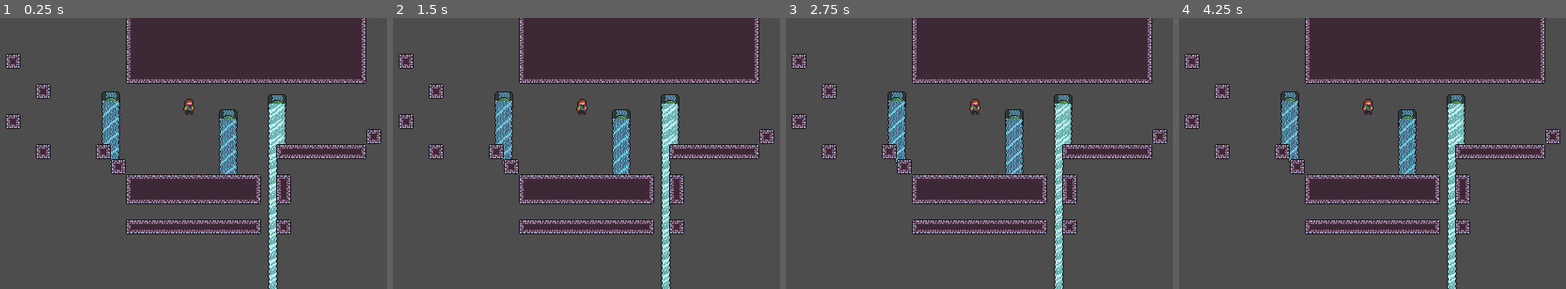
Above: before the commit, frames 1-4 (left to right).
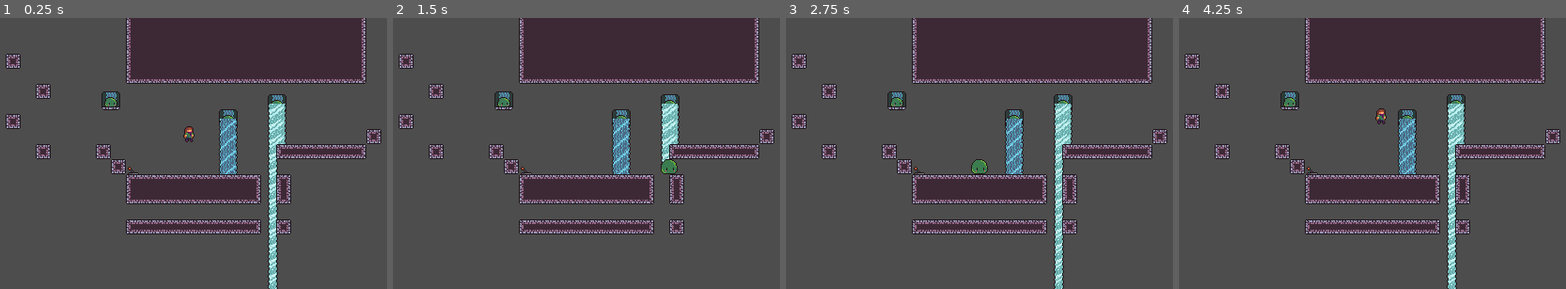
Above: after the commit, the same moments.

Repository: slime-time/slime-world
Game: Godot game, scene res://levels/FluidTestLevel.tscn
The game is run twice, just before and just after one commit, with the same random seed, the same clock (stepped at 60 frames per second) and the same inputs. This scene is started directly instead of the project's main scene.
Inputs:
- Up to frame 1 (0.25 s): no input
- Up to frame 2 (1.5 s): hold Right (move_right) from 0.53 s (still down); tap E (interact, bound only after the commit) at 0.6 s; tap W (jump) at 0.77 s; tap V (transform) at 1.35 s
- Up to frame 3 (2.75 s): tap W (jump) at 1.52 s; tap E (interact, bound only after the commit) at 1.55, 2.1 s; release Right (move_right) at 2.03 s; hold Left (move_left) from 2.03 s (still down)
- Up to frame 4 (4.25 s): release Left (move_left) at 2.78 s; hold Right (move_right) from 2.78 s (still down); tap E (interact, bound only after the commit) at 2.85, 3.8 s; tap W (jump) at 3.02, 3.77 s; hold V (transform) from 3.53 s (still down)

The runs differ from the first frame. In frame 1, 1.1% of the frame differs, in the area x 26-51%, y 29-58%; in frame 2, 2.2%, in the area x 26-74%, y 29-100%; in frame 3, 1.5%; in frame 4, 1.4%.
Error before the commit: Parse Error: Could not resolve super class inheritance from "res://player/Slime/Slime.gd". (res://player/Slime/GreenSlime/GreenSlime.gd:2)

Commit message:
Add interaction targets + lever

Diff:
--- /dev/null
+++ b/components/InteractionTarget/InteractionTarget.gd
@@ -0,0 +1,5 @@
+@abstract class_name InteractionTarget
+extends Node2D
+
+
+@abstract func interact(interactor: PlayerMovement) -> void
--- /dev/null
+++ b/components/Lever/Lever.gd
@@ -0,0 +1,51 @@
+extends InteractionTarget
+
+signal flip_on
+signal flip_off
+
+@onready var area: Area2D = $Area2D
+@onready var sprite: AnimatedSprite2D = $LeverSprite
+@onready var timer: Timer = $InteractionTimer
+
+@export var can_slimes_interact: bool = false
+var _is_on: bool = false
+
+func _ready() -> void:
+	area.body_entered.connect(onBodyEntered)
+	area.body_exited.connect(onBodyExited)
+
+func onBodyEntered(_body: Node) -> void:
+	if _body is PlayerMovement:
+		if _body is Slime and !can_slimes_interact:
+			return
+
+		var player = _body as PlayerMovement
+		player.setInteractionTarget(self)
+
+func onBodyExited(_body: Node) -> void:
+	if _body is PlayerMovement:
+		var player = _body as PlayerMovement
+		player.clearInteractionTarget(self)
+
+func interact(_interactor: PlayerMovement) -> void:
+	if !timer.is_stopped():
+		# Already in the middle of an interaction, ignore
+		return
+
+	if _is_on:
+		sprite.play("flip_off")
+		timer.timeout.connect(flipOff, ConnectFlags.CONNECT_ONE_SHOT)
+	else:
+		sprite.play("flip_on")
+		timer.timeout.connect(flipOn, ConnectFlags.CONNECT_ONE_SHOT)
+	timer.start()
+
+func flipOn() -> void:
+	if !_is_on:
+		_is_on = true
+		emit_signal("flip_on")
+
+func flipOff() -> void:
+	if _is_on:
+		_is_on = false
+		emit_signal("flip_off")
--- /dev/null
+++ b/components/Lever/Lever.tscn
@@ -0,0 +1,153 @@
+[gd_scene format=3 uid="uid://3x0bcsdao3da"]
+
+[ext_resource type="Script" uid="uid://oxgfxmdmfgi8" path="res://components/Lever/Lever.gd" id="1_4bbuv"]
+[ext_resource type="Texture2D" uid="uid://cl26q86oop334" path="res://assets/components/lever.png" id="1_4mwug"]
+
+[sub_resource type="AtlasTexture" id="AtlasTexture_4bbuv"]
+atlas = ExtResource("1_4mwug")
+region = Rect2(128, 0, 16, 16)
+
+[sub_resource type="AtlasTexture" id="AtlasTexture_sj178"]
+atlas = ExtResource("1_4mwug")
+region = Rect2(144, 0, 16, 16)
+
+[sub_resource type="AtlasTexture" id="AtlasTexture_kv6xf"]
+atlas = ExtResource("1_4mwug")
+region = Rect2(160, 0, 16, 16)
+
+[sub_resource type="AtlasTexture" id="AtlasTexture_emu2w"]
+atlas = ExtResource("1_4mwug")
+region = Rect2(176, 0, 16, 16)
+
+[sub_resource type="AtlasTexture" id="AtlasTexture_56hv7"]
+atlas = ExtResource("1_4mwug")
+region = Rect2(192, 0, 16, 16)
+
+[sub_resource type="AtlasTexture" id="AtlasTexture_83fn5"]
+atlas = ExtResource("1_4mwug")
+region = Rect2(208, 0, 16, 16)
+
+[sub_resource type="AtlasTexture" id="AtlasTexture_50bve"]
+atlas = ExtResource("1_4mwug")
+region = Rect2(224, 0, 16, 16)
+
+[sub_resource type="AtlasTexture" id="AtlasTexture_jx6xs"]
+atlas = ExtResource("1_4mwug")
+region = Rect2(240, 0, 16, 16)
+
+[sub_resource type="AtlasTexture" id="AtlasTexture_pfll0"]
+atlas = ExtResource("1_4mwug")
+region = Rect2(0, 0, 16, 16)
+
+[sub_resource type="AtlasTexture" id="AtlasTexture_003sw"]
+atlas = ExtResource("1_4mwug")
+region = Rect2(16, 0, 16, 16)
+
+[sub_resource type="AtlasTexture" id="AtlasTexture_ln8a8"]
+atlas = ExtResource("1_4mwug")
+region = Rect2(32, 0, 16, 16)
+
+[sub_resource type="AtlasTexture" id="AtlasTexture_om6au"]
+atlas = ExtResource("1_4mwug")
+region = Rect2(48, 0, 16, 16)
+
+[sub_resource type="AtlasTexture" id="AtlasTexture_fbmbl"]
+atlas = ExtResource("1_4mwug")
+region = Rect2(64, 0, 16, 16)
+
+[sub_resource type="AtlasTexture" id="AtlasTexture_v3u6x"]
+atlas = ExtResource("1_4mwug")
+region = Rect2(80, 0, 16, 16)
+
+[sub_resource type="AtlasTexture" id="AtlasTexture_r7vlm"]
+atlas = ExtResource("1_4mwug")
+region = Rect2(96, 0, 16, 16)
+
+[sub_resource type="AtlasTexture" id="AtlasTexture_cgq65"]
+atlas = ExtResource("1_4mwug")
+region = Rect2(112, 0, 16, 16)
+
+[sub_resource type="SpriteFrames" id="SpriteFrames_2efyc"]
+animations = [{
+"frames": [{
+"duration": 1.0,
+"texture": SubResource("AtlasTexture_4bbuv")
+}, {
+"duration": 1.0,
+"texture": SubResource("AtlasTexture_sj178")
+}, {
+"duration": 1.0,
+"texture": SubResource("AtlasTexture_kv6xf")
+}, {
+"duration": 1.0,
+"texture": SubResource("AtlasTexture_emu2w")
+}, {
+"duration": 1.0,
+"texture": SubResource("AtlasTexture_56hv7")
+}, {
+"duration": 1.0,
+"texture": SubResource("AtlasTexture_83fn5")
+}, {
+"duration": 1.0,
+"texture": SubResource("AtlasTexture_50bve")
+}, {
+"duration": 1.0,
+"texture": SubResource("AtlasTexture_jx6xs")
+}],
+"loop": false,
+"name": &"flip_off",
+"speed": 24.0
+}, {
+"frames": [{
+"duration": 1.0,
+"texture": SubResource("AtlasTexture_pfll0")
+}, {
+"duration": 1.0,
+"texture": SubResource("AtlasTexture_003sw")
+}, {
+"duration": 1.0,
+"texture": SubResource("AtlasTexture_ln8a8")
+}, {
+"duration": 1.0,
+"texture": SubResource("AtlasTexture_om6au")
+}, {
+"duration": 1.0,
+"texture": SubResource("AtlasTexture_fbmbl")
+}, {
+"duration": 1.0,
+"texture": SubResource("AtlasTexture_v3u6x")
+}, {
+"duration": 1.0,
+"texture": SubResource("AtlasTexture_r7vlm")
+}, {
+"duration": 1.0,
+"texture": SubResource("AtlasTexture_cgq65")
+}],
+"loop": false,
+"name": &"flip_on",
+"speed": 24.0
+}]
+
+[sub_resource type="CircleShape2D" id="CircleShape2D_4mwug"]
+radius = 9.0
+
+[node name="Lever" type="Node2D" unique_id=1864762079]
+script = ExtResource("1_4bbuv")
+
+[node name="LeverSprite" type="AnimatedSprite2D" parent="." unique_id=2140515974]
+z_index = 1
+position = Vector2(0, -7)
+sprite_frames = SubResource("SpriteFrames_2efyc")
+animation = &"flip_off"
+frame = 7
+frame_progress = 1.0
+
+[node name="Area2D" type="Area2D" parent="." unique_id=1835926583]
+
+[node name="CollisionShape2D" type="CollisionShape2D" parent="Area2D" unique_id=1669174212]
+position = Vector2(0, -3)
+shape = SubResource("CircleShape2D_4mwug")
+
+[node name="InteractionTimer" type="Timer" parent="." unique_id=1346245012]
+wait_time = 0.32
+one_shot = true
--- a/levels/FluidTestLevel.tscn
+++ b/levels/FluidTestLevel.tscn
@@ -4,6 +4,7 @@
 [ext_resource type="Texture2D" uid="uid://t6ur05s1g4pw" path="res://assets/ground-tile.png" id="2_l4i6y"]
 [ext_resource type="PackedScene" uid="uid://db8y3ikhdn1r8" path="res://components/FluidFlow/FluidFlow.tscn" id="3_xks8a"]
 [ext_resource type="PackedScene" uid="uid://cmk85sf0jtw4f" path="res://components/FluidFlow/parts/IceWaterFlowPart.tscn" id="4_hfg54"]
+[ext_resource type="PackedScene" uid="uid://3x0bcsdao3da" path="res://components/Lever/Lever.tscn" id="5_l4i6y"]
 
 [sub_resource type="TileSetAtlasSource" id="TileSetAtlasSource_1mo47"]
 texture = ExtResource("2_l4i6y")
@@ -50,6 +51,7 @@
 position = Vector2(253, 94)
 
 [node name="TileMapLayer" type="TileMapLayer" parent="." unique_id=648304100]
+z_index = 2
 texture_filter = 1
 position = Vector2(250, 150)
 tile_map_data = PackedByteArray("AAD9/wEAAAABAAAAAAD+/wEAAAABAAAAAAD//wEAAAABAAAAAAAAAAEAAAABAAAAAAABAAEAAAABAAAAAAACAA …(1888 unchanged characters)…
@@ -58,6 +60,7 @@
 [node name="WaterFlow" parent="." unique_id=21526138 instance=ExtResource("3_xks8a")]
 z_index = -5
 position = Vector2(170, 88)
+is_flow_enabled = false
 
 [node name="WaterFlow2" parent="." unique_id=2090323164 instance=ExtResource("3_xks8a")]
 z_index = -5
@@ -68,3 +71,9 @@
 position = Vector2(347, 91)
 flow_type = 2
 flow_part_scene = ExtResource("4_hfg54")
+
+[node name="Lever" parent="." unique_id=1864762079 instance=ExtResource("5_l4i6y")]
+position = Vector2(194, 167)
+
+[connection signal="flip_off" from="Lever" to="WaterFlow" method="disableFlow"]
+[connection signal="flip_on" from="Lever" to="WaterFlow" method="enableFlow"]
--- a/player/PlayerMovement/PlayerMovement.gd
+++ b/player/PlayerMovement/PlayerMovement.gd
@@ -19,8 +19,18 @@
 # Screen bounds
 var screen: Vector2
 
+# Target we will interact with when we press the interact button, if any
+var interaction_target: InteractionTarget = null
+
+func setInteractionTarget(target: InteractionTarget) -> void:
+	interaction_target = target
+
+func clearInteractionTarget(target: InteractionTarget) -> void:
+	if interaction_target == target:
+		interaction_target = null
 # Do whatever this character does when hit by a spike (split if slime, take damage otherwise)
 @abstract func spikeHit()
+
 
 # Take an arbitrary amount of damage
 func takeDamage(damage = 1):
@@ -37,8 +47,7 @@
 # Abstract method for defining fluid interactions
 # Triggered when a fluid emitter hits this character, with the fluid type of the emitter
 func onFluidHit(_fluid_type: FluidFlow.Type) -> void:
-    pass
-
+	pass
 
 # Move along the ground or in the air
 func move(direction: float, delta: float) -> void:
@@ -106,4 +115,8 @@
 	else:
 		stop(delta)
 
+    # Handle interaction
+	if Input.is_action_just_pressed("interact") and interaction_target:
+		interaction_target.interact(self)
+
 	move_and_slide()
--- a/project.godot
+++ b/project.godot
@@ -60,6 +60,12 @@
 , Object(InputEventKey,"resource_local_to_scene":false,"resource_name":"","device":-1,"window_id":0,"alt_pressed":false …(182 unchanged characters)…
 ]
 }
+interact={
+"deadzone": 0.2,
+"events": [Object(InputEventKey,"resource_local_to_scene":false,"resource_name":"","device":-1,"window_id":0,"alt_pressed":false,"shift_pressed":false,"ctrl_pressed":false,"meta_pressed":false,"pressed":false,"keycode":0,"physical_keycode":69,"key_label":0,"unicode":101,"location":0,"echo":false,"script":null)
+, Object(InputEventKey,"resource_local_to_scene":false,"resource_name":"","device":-1,"window_id":0,"alt_pressed":false,"shift_pressed":false,"ctrl_pressed":false,"meta_pressed":false,"pressed":false,"keycode":0,"physical_keycode":67,"key_label":0,"unicode":99,"location":0,"echo":false,"script":null)
+]
+}
 
 [physics]
 
Not shown, added: components/InteractionTarget/InteractionTarget.gd.uid
Not shown, added: components/Lever/Lever.gd.uid
